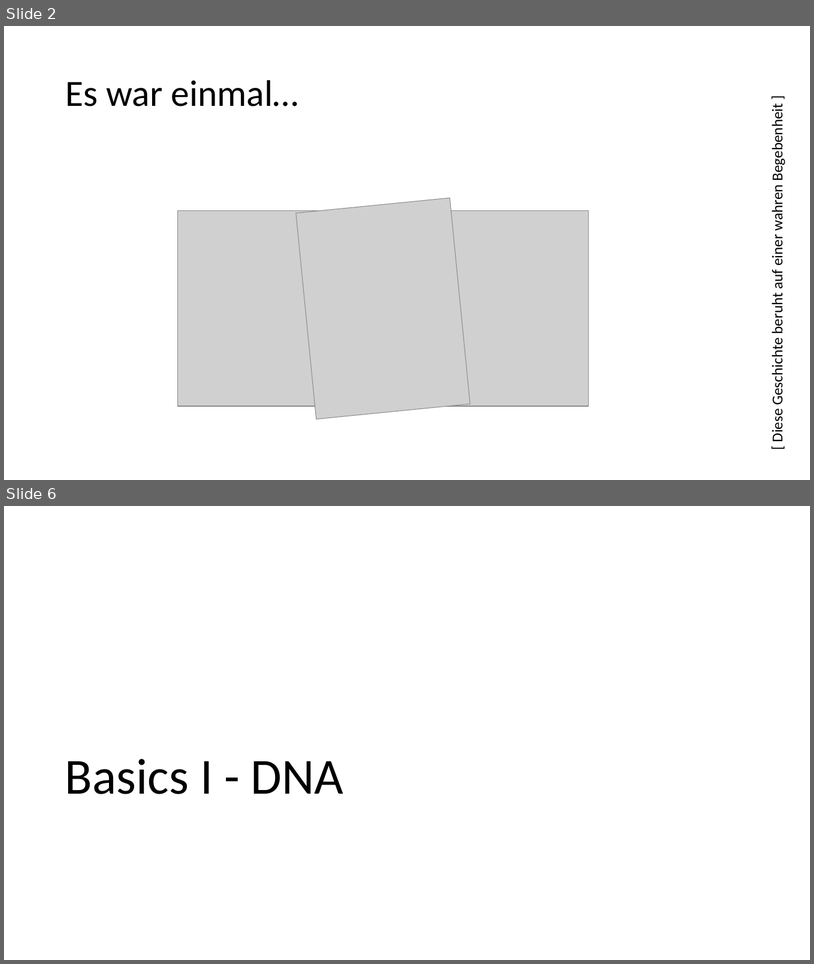
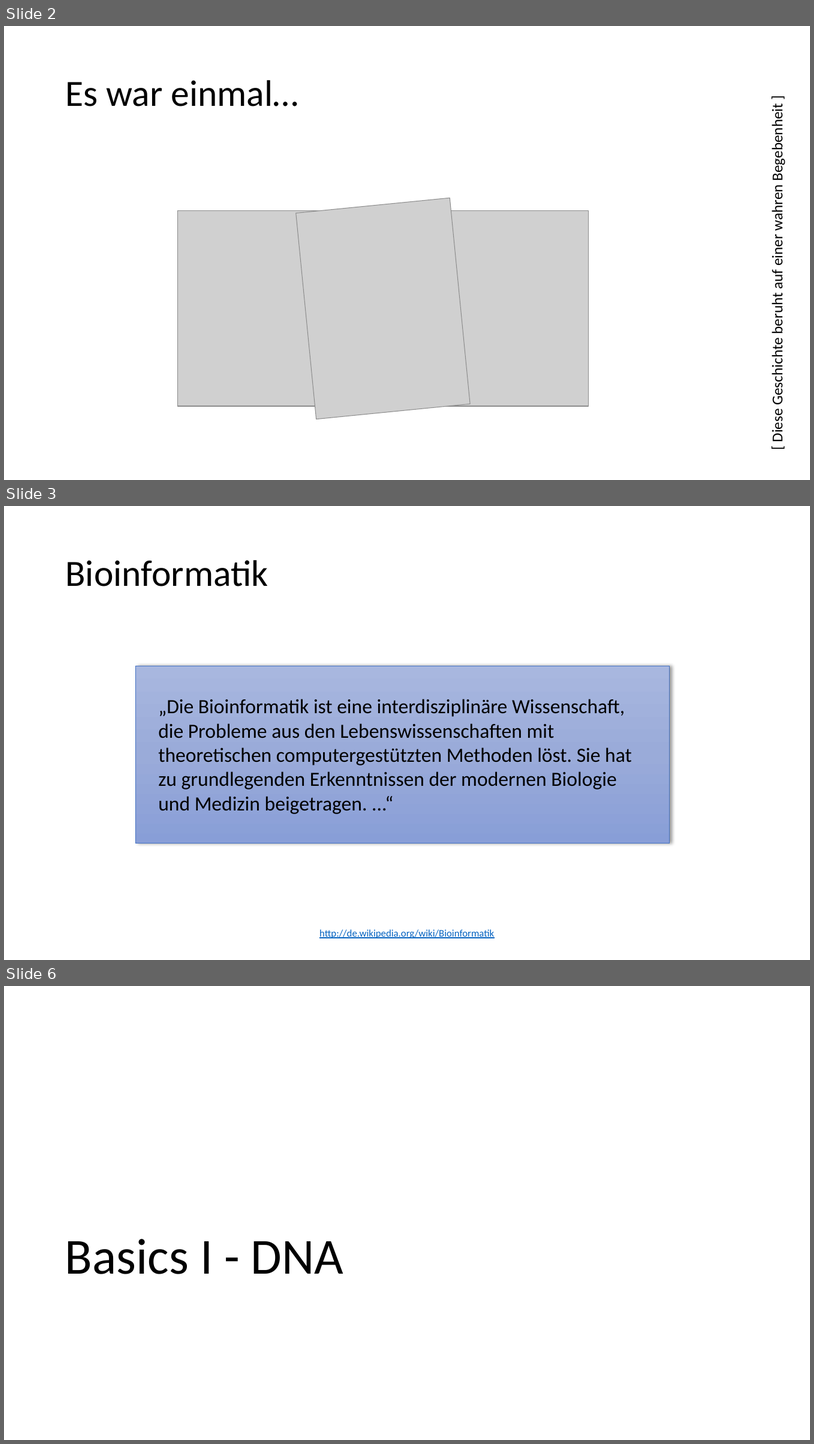
Before and after one commit to advocd/ss2016-innovative_technologien, a slide deck: Von der Informatik die Auszog um die Welt.pptx. Shown one above the other, each under a label of ours: slides 2 and 6 before the commit, slides 2, 3 and 6 after it; the slides between them are not shown. The pictures are 814x964 and 814x1444 pixels, drawn with LibreOffice and Linux fonts; fonts in the diff are those of the drawing; grey boxes stand for pictures; background and template pictures are left out. Boxes give left, top, right and bottom in pixels: in the first picture for what was removed or moved away, otherwise in the second. Text is boxed around its words. In the diff, an @@ line names an element or a change of style, - is before the commit and + after.

```diff
--- a/Von der Informatik die Auszog um die Welt.pptx
+++ b/Von der Informatik die Auszog um die Welt.pptx
@@ slide 3 added at box(4, 506, 810, 960), background #FFFFFF @@
@@ title added at box(65, 560, 268, 586), 44 pt, text #000000 @@
+Bioinformatik
@@ rectangle added at box(136, 666, 670, 843), fill gradient #A8B7DF to #9AABD9 to #889ED7, outline #4472C4 0.5 pt @@
@@ text added at box(158, 699, 632, 814), 24 pt, text #000000 @@
+„Die Bioinformatik ist eine interdisziplinäre Wissenschaft, die Probleme aus den Lebenswissenschaften mit theoretischen computergestützten Methoden löst. Sie hat zu grundlegenden Erkenntnissen der modernen Biologie und Medizin beigetragen. ...“
@@ text added at box(320, 929, 494, 938), 12 pt, text #0563C1, underline @@
+http://de.wikipedia.org/wiki/Bioinformatik
```
Also in this commit, not shown: 4 slides changed, 18 other slides added, 3 slides removed, 3 other files.
